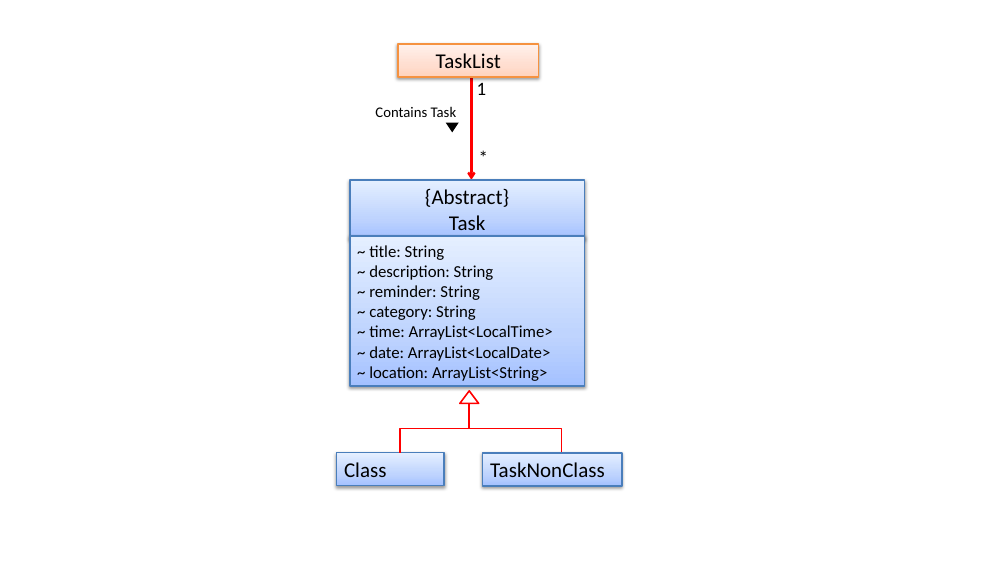
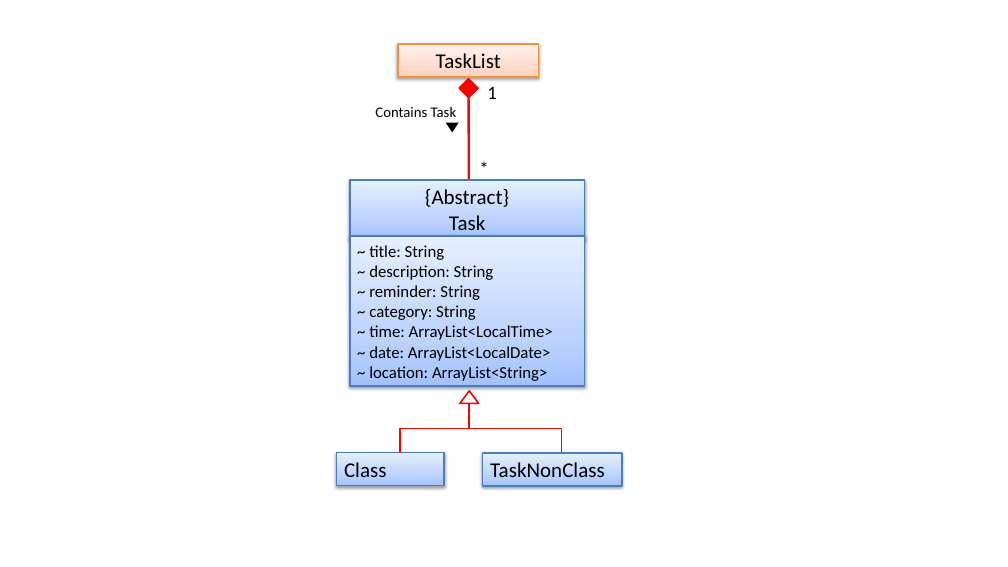
Before and after one commit to yuchenlichuck/tp, a slide deck: slide 7 of docs/UML Diagrams.pptx (slide 5 before the commit). Drawn at 1008x567 pixels with LibreOffice and Linux fonts; fonts in the diff are those of the drawing. Boxes give left, top, right and bottom in pixels: in the first picture for what was removed or moved away, otherwise in the second. Text is boxed around its words. In the diff, an @@ line names an element or a change of style, - is before the commit and + after.

```diff
--- a/docs/UML Diagrams.pptx
+++ b/docs/UML Diagrams.pptx
@@ diamond added at box(459, 79, 478, 98), fill #FF0000, outline #FF0000 1.5 pt @@
@@ text "1": place and size @@
-text "1" at box(477, 82, 487, 95)
+text "1" at box(487, 87, 497, 99)
@@ arrow moved from (472, 51) - (472, 180) to (469, 98) - (469, 205) @@
@@ arrow (469, 98) - (469, 205): arrow to line @@
@@ text "*": place and size @@
-text "*" at box(471, 142, 496, 172)
+text "*" at box(472, 153, 497, 183)
```
Also in this commit, not shown: 3 other slides changed, 4 slides added.
